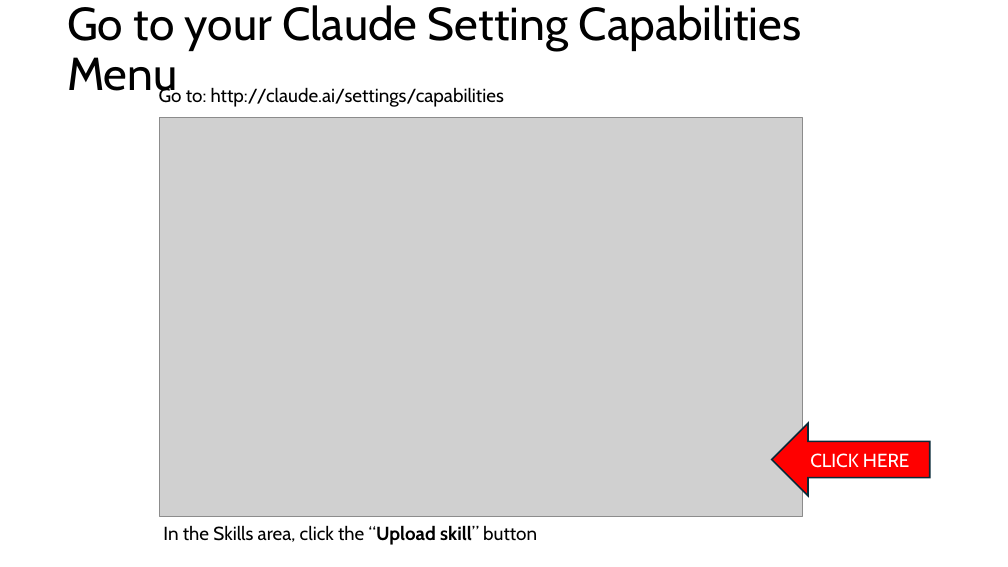
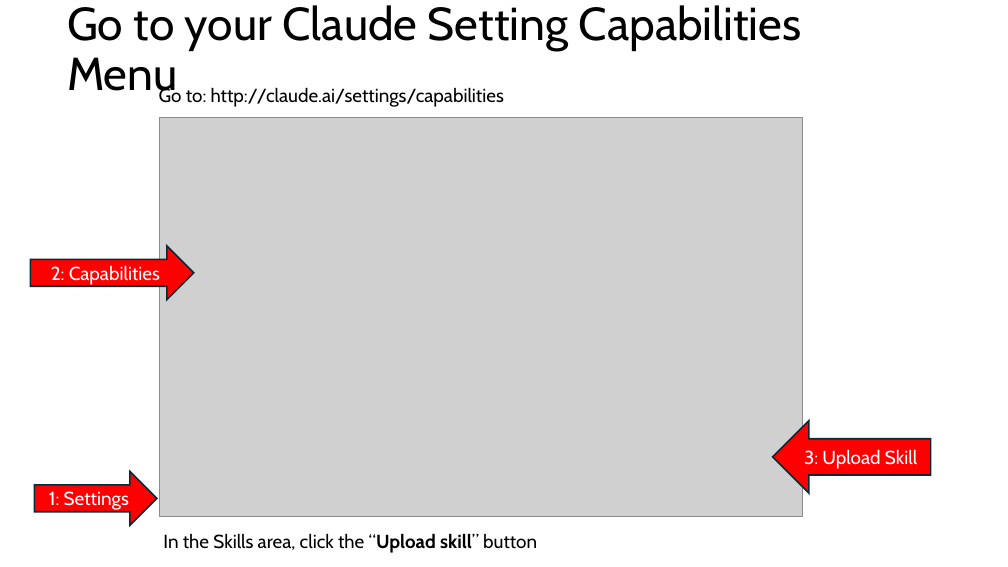
Before and after one commit to dmccreary/microsims, a slide deck: slide 9 of slides/Using-Claude-Skill-to-Generate-MicroSims.pptx. Drawn at 1008x567 pixels with LibreOffice and Linux fonts; fonts in the diff are those of the drawing; grey boxes stand for pictures. Boxes give left, top, right and bottom in pixels: in the first picture for what was removed or moved away, otherwise in the second. Text is boxed around its words. In the diff, an @@ line names an element or a change of style, - is before the commit and + after.

```diff
--- a/slides/Using-Claude-Skill-to-Generate-MicroSims.pptx
+++ b/slides/Using-Claude-Skill-to-Generate-MicroSims.pptx
@@ right arrow added at (30,246,194,299), fill #FF0000, outline #092A39 1.5 pt, 18 pt, text #FFFFFF @@
+2: Capabilities
@@ text in left arrow at (804,449,917,469): text changed @@
-CLICK HERE
+3: Upload Skill
@@ right arrow added at (34,472,157,526), fill #FF0000, outline #092A39 1.5 pt, 18 pt, text #FFFFFF @@
+1: Settings
@@ text "In the Skills area, click ...": place and size @@
-text "In the Skills area, click ..." at (163,525,537,545)
+text "In the Skills area, click ..." at (163,533,537,553)
```
Also in this commit, not shown: 1 other slide changed, 2 slides added.
